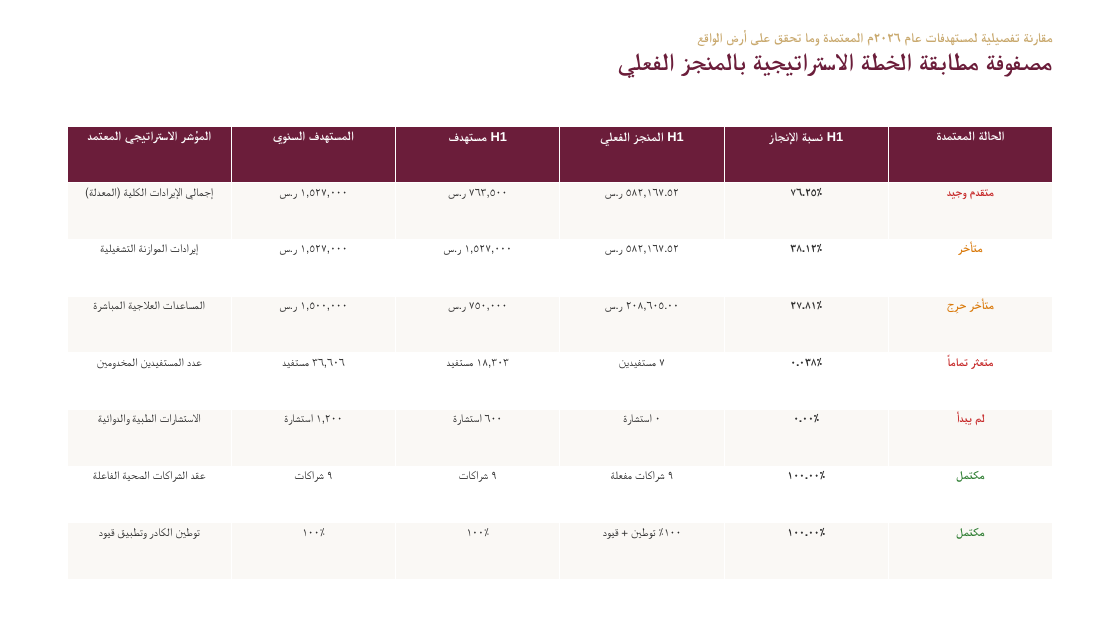
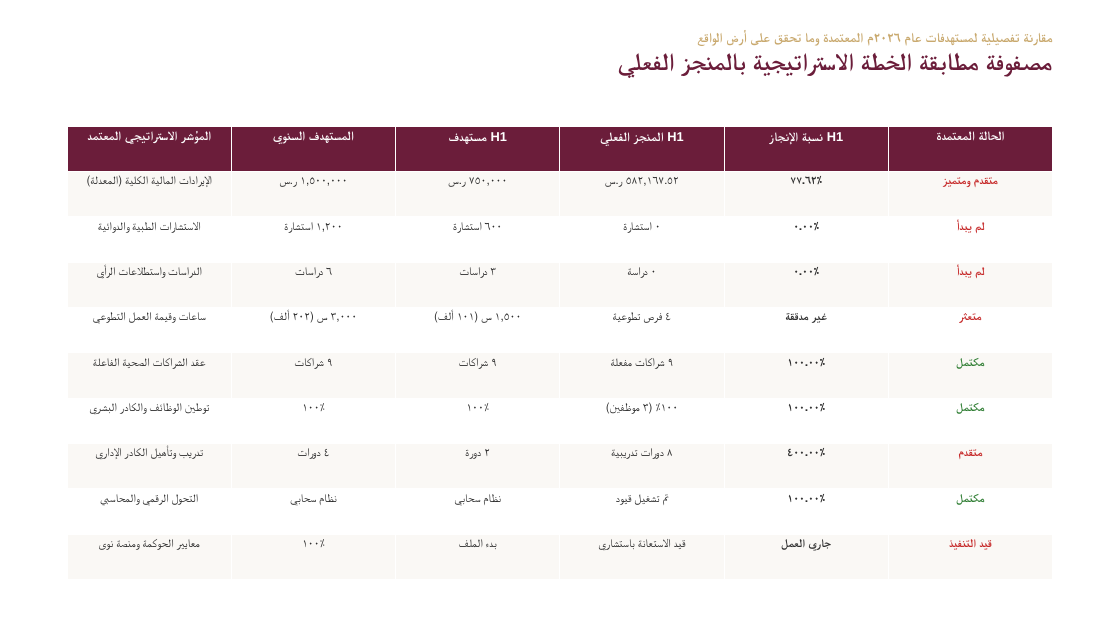
Before and after one commit to DevAseelWaleed/interactiveTabibiReport, a slide deck: slide 4 of التقرير_الاحترافي_المطور/عرض_تقديمي_جمعية_طبيبي_النصف_سنوي_٢٠٢٦.pptx. Drawn at 1120x630 pixels with LibreOffice and Linux fonts; fonts in the diff are those of the drawing. Boxes give left, top, right and bottom in pixels: in the first picture for what was removed or moved away, otherwise in the second. Text is boxed around its words. In the diff, an @@ line names an element or a change of style, - is before the commit and + after.

```diff
--- a/التقرير_الاحترافي_المطور/عرض_تقديمي_جمعية_طبيبي_النصف_سنوي_٢٠٢٦.pptx
+++ b/التقرير_الاحترافي_المطور/عرض_تقديمي_جمعية_طبيبي_النصف_سنوي_٢٠٢٦.pptx
@@ table at (67, 126, 1055, 580) @@
-row 2: إجمالي الإيرادات الكلية (المعدلة) | ١,٥٢٧,٠٠٠ ر.س | ٧٦٣,٥٠٠ ر.س | ٥٨٢,١٦٧.٥٢ ر.س | ٧٦.٢٥٪ | متقدم وجيد
-row 3: إيرادات الموازنة التشغيلية | ١,٥٢٧,٠٠٠ ر.س | ١,٥٢٧,٠٠٠ ر.س | ٥٨٢,١٦٧.٥٢ ر.س | ٣٨.١٢٪ | متأخر
-row 4: المساعدات العلاجية المباشرة | ١,٥٠٠,٠٠٠ ر.س | ٧٥٠,٠٠٠ ر.س | ٢٠٨,٦٠٥.٠٠ ر.س | ٢٧.٨١٪ | متأخر حرِج
-row 5: عدد المستفيدين المخدومين | ٣٦,٦٠٦ مستفيد | ١٨,٣٠٣ مستفيد | ٧ مستفيدين | ٠.٠٣٨٪ | متعثر تماماً
+row 2: الإيرادات المالية الكلية (المعدلة) | ١,٥٠٠,٠٠٠ ر.س | ٧٥٠,٠٠٠ ر.س | ٥٨٢,١٦٧.٥٢ ر.س | ٧٧.٦٢٪ | متقدم ومتميز
+row 4: الدراسات واستطلاعات الرأي | ٦ دراسات | ٣ دراسات | ٠ دراسة | ٠.٠٠٪ | لم يبدأ
+row 5: ساعات وقيمة العمل التطوعي | ٣,٠٠٠ س (٢٠٢ ألف) | ١,٥٠٠ س (١٠١ ألف) | ٤ فرص تطوعية | غير مدققة | متعثر
-row 8: توطين الكادر وتطبيق قيود | ١٠٠٪ | ١٠٠٪ | ١٠٠٪ توطين + قيود | ١٠٠.٠٠٪ | مكتمل
+row 7: توطين الوظائف والكادر البشري | ١٠٠٪ | ١٠٠٪ | ١٠٠٪ (٣ موظفين) | ١٠٠.٠٠٪ | مكتمل
+row 8: تدريب وتأهيل الكادر الإداري | ٤ دورات | ٢ دورة | ٨ دورات تدريبية | ٤٠٠.٠٠٪ | متقدم
+row 9: التحول الرقمي والمحاسبي | نظام سحابي | نظام سحابي | تم تشغيل قيود | ١٠٠.٠٠٪ | مكتمل
+row 10: معايير الحوكمة ومنصة نوى | ١٠٠٪ | بدء الملف | قيد الاستعانة باستشاري | جاري العمل | قيد التنفيذ
```
Also in this commit, not shown: 7 other files.
